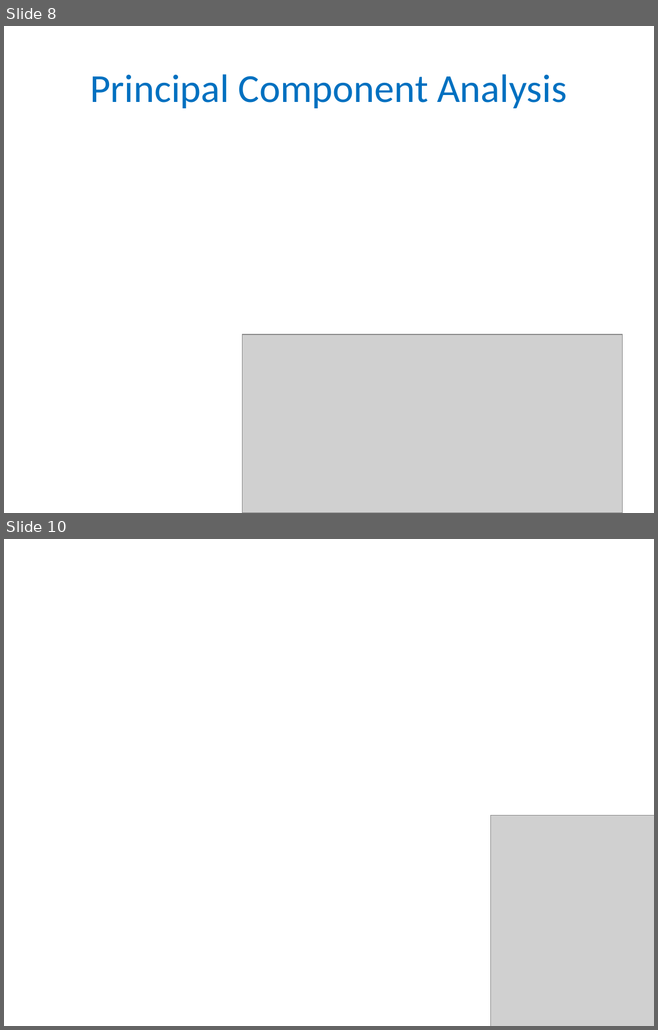
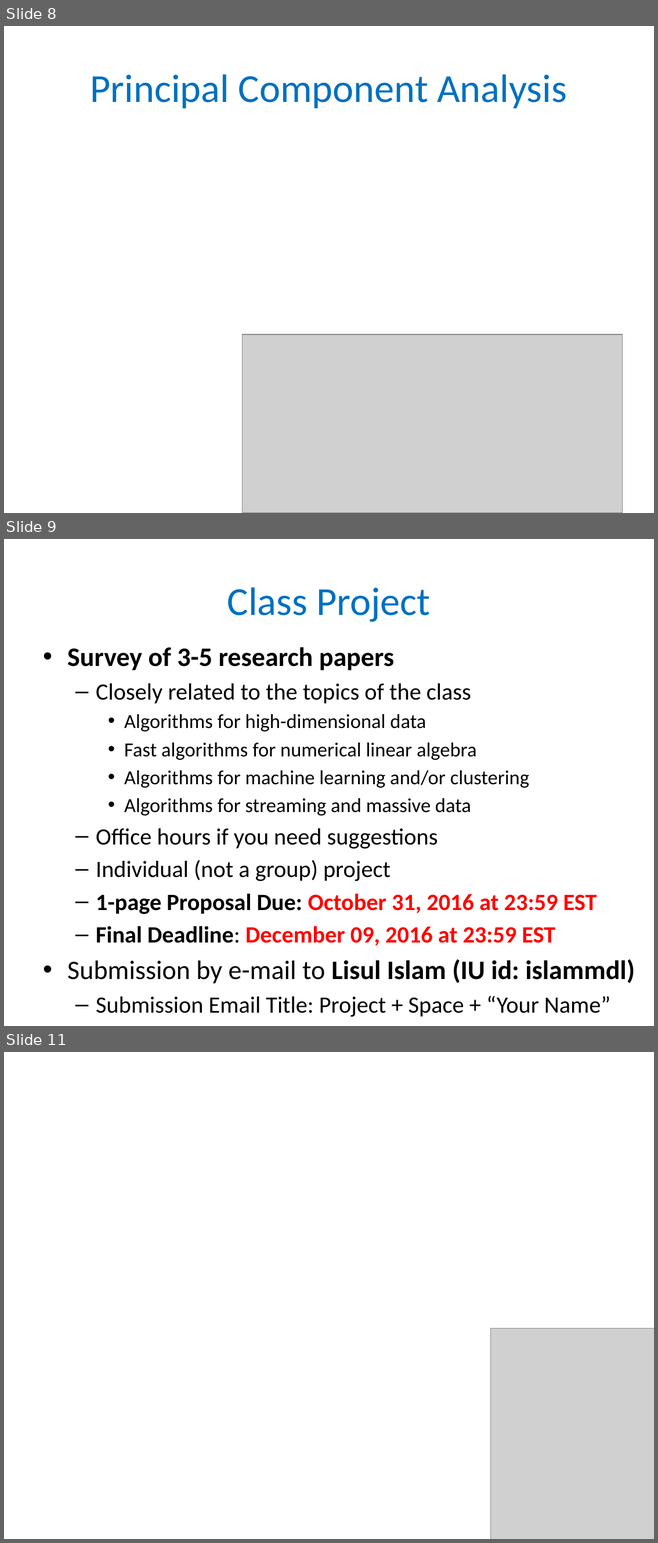
Before and after one commit to gyaroslavtsev/gyaroslavtsev.github.io, a slide deck: b609/lec05.pptx. Shown one above the other, each under a label of ours: slides 8 and 10 before the commit, slides 8, 9 and 11 after it; the slides between them are not shown. The pictures are 658x1030 and 658x1543 pixels, drawn with LibreOffice and Linux fonts; fonts in the diff are those of the drawing; grey boxes stand for pictures. Boxes give left, top, right and bottom in pixels: in the first picture for what was removed or moved away, otherwise in the second. Text is boxed around its words. In the diff, an @@ line names an element or a change of style, - is before the commit and + after.

```diff
--- a/b609/lec05.pptx
+++ b/b609/lec05.pptx
@@ slide 9 added at box(4, 539, 654, 1026), background #FFFFFF @@
@@ title added at box(227, 587, 430, 622), 44 pt, text #0070C0 @@
+Class Project
@@ text added at box(67, 647, 634, 1017), 25.9 pt, text #000000 @@
+• Survey of 3-5 research papers
+  – Closely related to the topics of the class
+    • Algorithms for high-dimensional data
+    • Fast algorithms for numerical linear algebra
+    • Algorithms for machine learning and/or clustering
+    • Algorithms for streaming and massive data
+  – Office hours if you need suggestions
+  – Individual (not a group) project
+  – 1-page Proposal Due: October 31, 2016 at 23:59 EST
+  – Final Deadline: December 09, 2016 at 23:59 EST
+• Submission by e-mail to Lisul Islam (IU id: islammdl)
+  – Submission Email Title: Project + Space + “Your Name”
+  – Submission format: PDF from LaTeX
@@ what was slide 10 is now slide 11 @@
```
Also in this commit, not shown: 1 slide changed, 4 other slides added, 3 other files.
